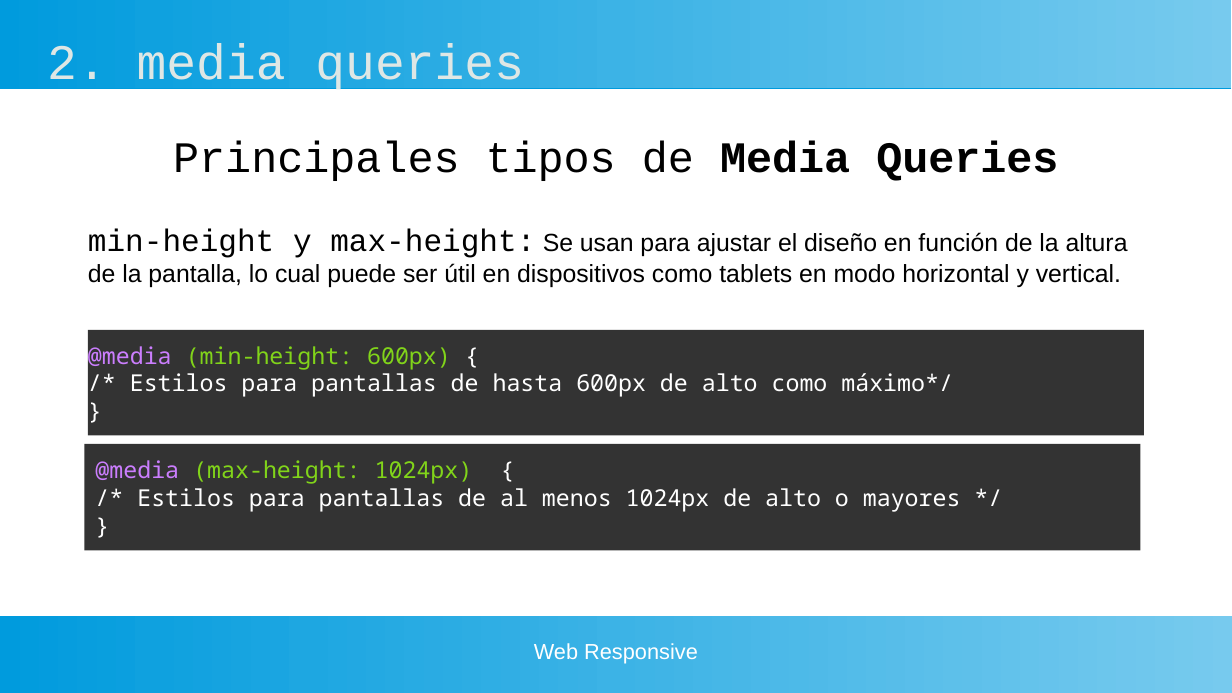
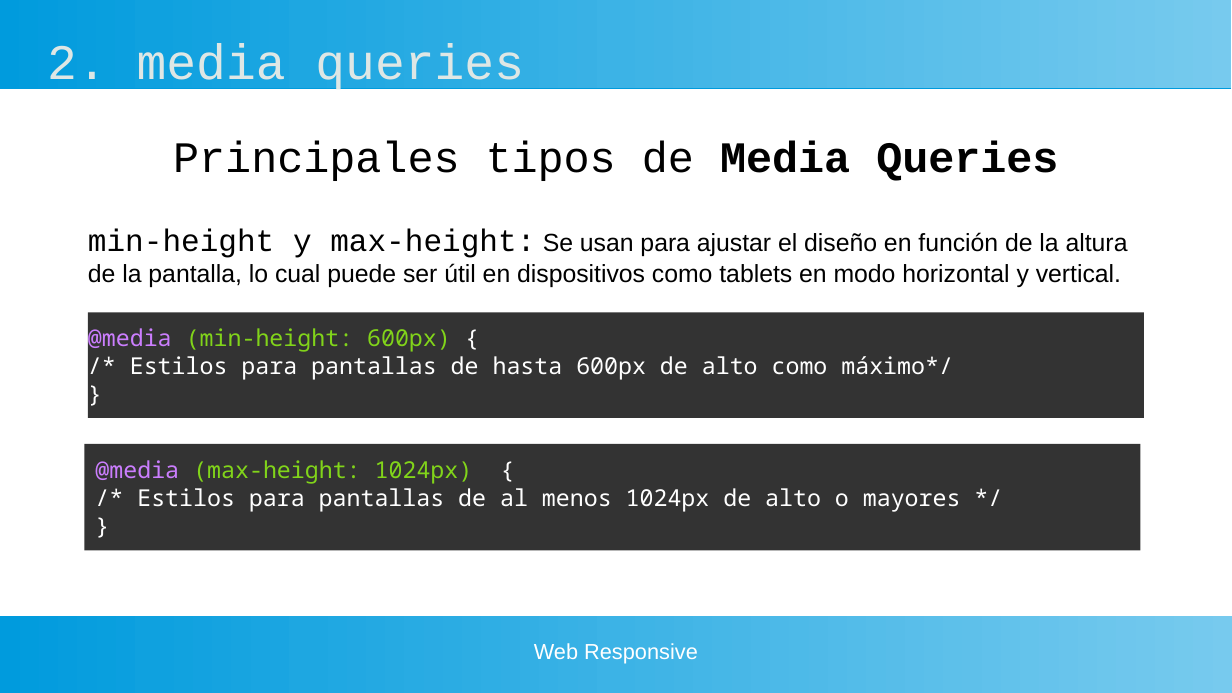
Before and after one commit to gaizkamg/HTML-CSS-Entregable, a slide deck: slide 13 of Presentacion/presentacion-responsive.odp. Drawn at 1232x693 pixels with LibreOffice and Linux fonts; fonts in the diff are those of the drawing. Boxes give left, top, right and bottom in pixels: in the first picture for what was removed or moved away, otherwise in the second. Text is boxed around its words. In the diff, an @@ line names an element or a change of style, - is before the commit and + after.

```diff
--- a/Presentacion/presentacion-responsive.odp
+++ b/Presentacion/presentacion-responsive.odp
@@ rectangle "@media (min-height: 600px) {": place and size @@
-rectangle "@media (min-height: 600px) {" at <box>88,330,1145,435</box>
+rectangle "@media (min-height: 600px) {" at <box>88,313,1145,418</box>
```
Also in this commit, not shown: 8 other slides changed, 5 other files.
